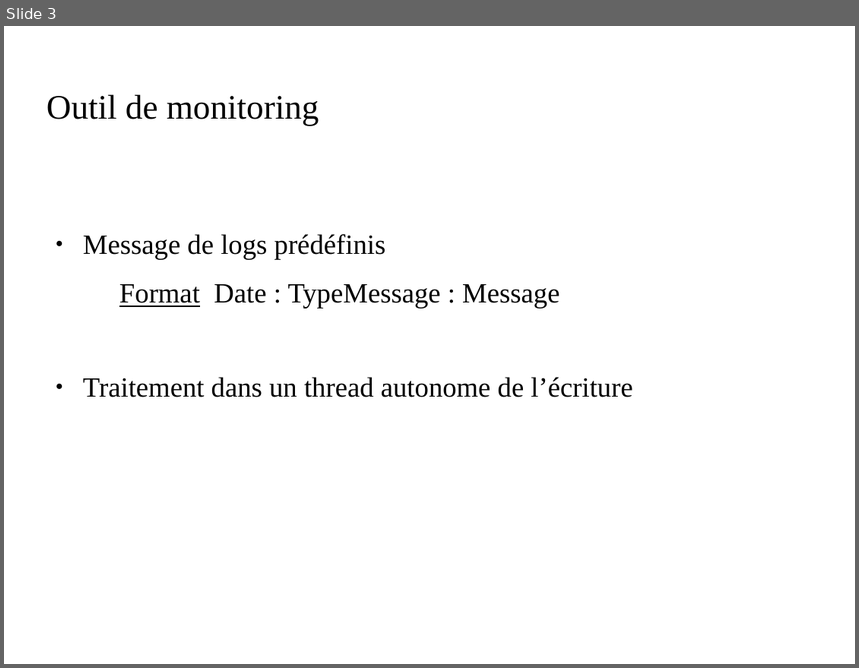
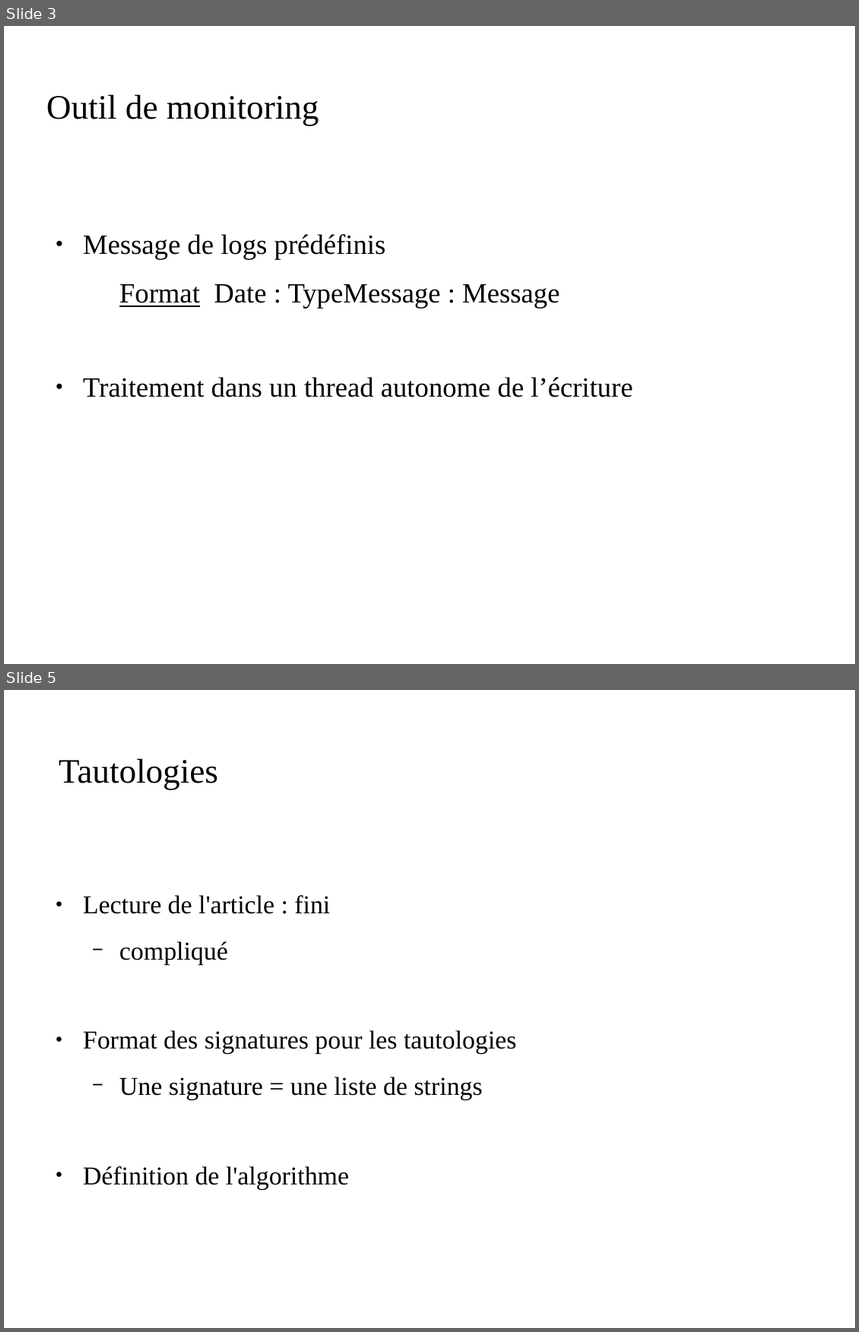
Before and after one commit to Kertek/projet_dbf, a slide deck: gestion_de_projet/Reunions/Presentation_5_04052017_CASSIOPEE_DBF.odp. Shown one above the other, each under a label of ours: slide 3 before the commit, slides 3 and 5 after it; the slides between them are not shown. The pictures are 859x668 and 859x1332 pixels, drawn with LibreOffice and Linux fonts; fonts in the diff are those of the drawing; background and template pictures are left out. Boxes give left, top, right and bottom in pixels: in the first picture for what was removed or moved away, otherwise in the second. Text is boxed around its words. In the diff, an @@ line names an element or a change of style, - is before the commit and + after.

```diff
--- a/gestion_de_projet/Reunions/Presentation_5_04052017_CASSIOPEE_DBF.odp
+++ b/gestion_de_projet/Reunions/Presentation_5_04052017_CASSIOPEE_DBF.odp
@@ slide 5 added at bbox=[4, 690, 855, 1328], background picture (left out) @@
@@ title added at bbox=[59, 758, 218, 790], 32 pt, text #000000 @@
+Tautologies
@@ text added at bbox=[83, 895, 517, 1190], 24.1 pt, text #000000 @@
+● Lecture de l'article : fini
+  − compliqué
+● Format des signatures pour les tautologies
+  − Une signature = une liste de strings
+● Définition de l'algorithme
```
Also in this commit, not shown: 3 slides changed, 1 slide removed, 1 other file.
